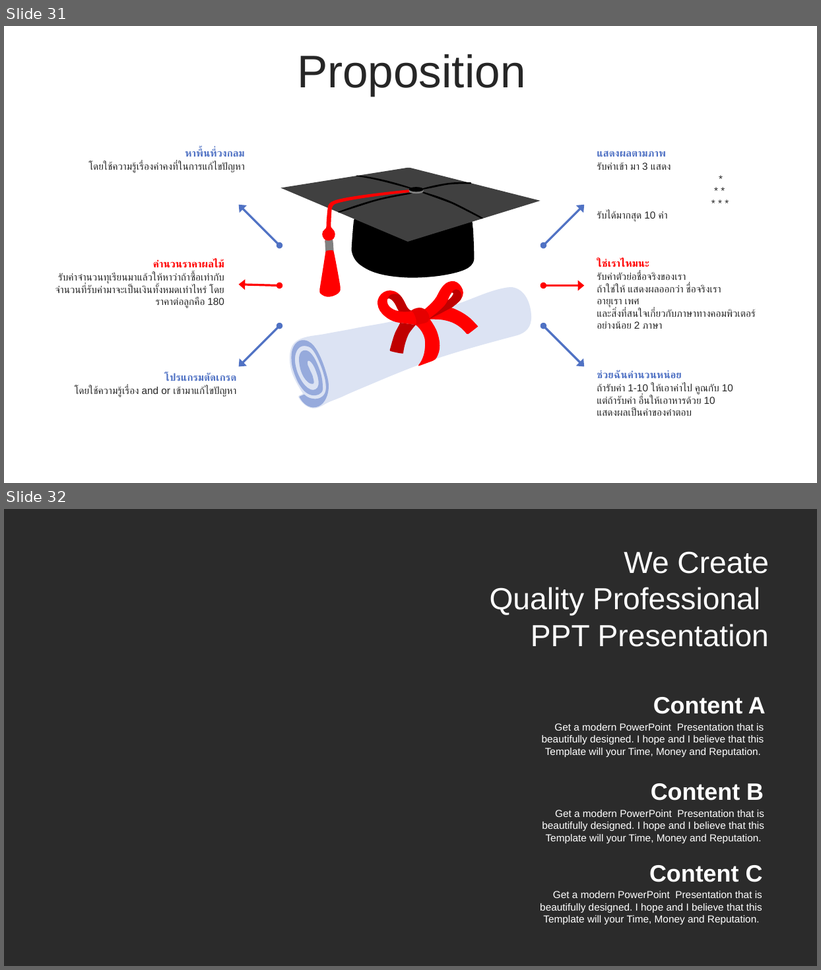
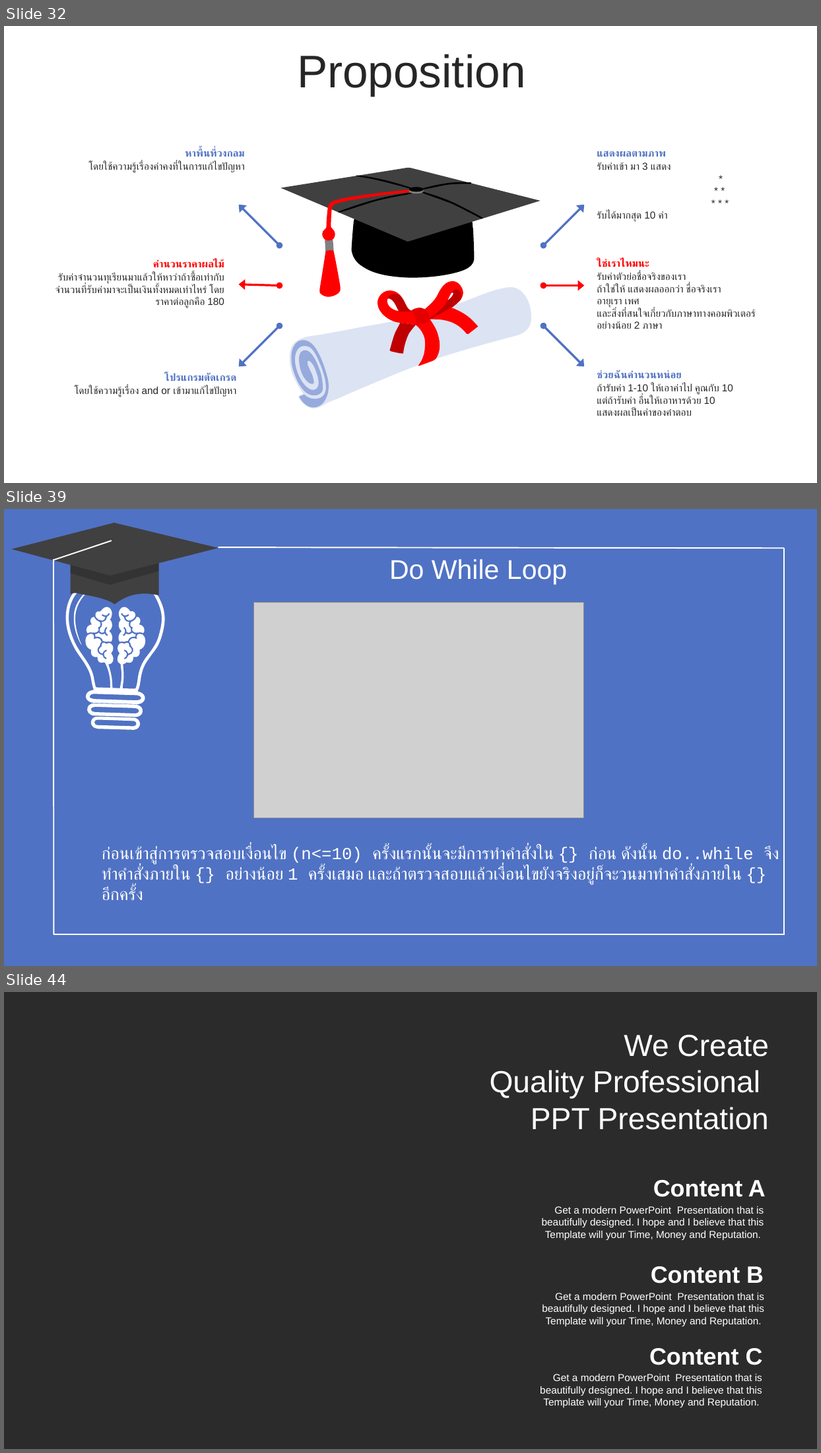
Before and after one commit to WatcharapolxFa/SolveProblemsIn-C-Language, a slide deck: LearnC/C.pptx. Shown one above the other, each under a label of ours: slides 31 and 32 before the commit, slides 32, 39 and 44 after it; the slides between them are not shown. The pictures are 821x970 and 821x1453 pixels, drawn with LibreOffice and Linux fonts; fonts in the diff are those of the drawing; grey boxes stand for pictures; background and template pictures are left out; a plain dark background stands for a picture behind light text. Boxes give left, top, right and bottom in pixels: in the first picture for what was removed or moved away, otherwise in the second. Text is boxed around its words. In the diff, an @@ line names an element or a change of style, - is before the commit and + after.

```diff
--- a/LearnC/C.pptx
+++ b/LearnC/C.pptx
@@ slide 39 added at (x1=4, y1=509, x2=817, y2=966), background #5072C4 @@
@@ line added from (784, 548) to (218, 547), #FFFFFF 1.5 pt @@
@@ line added from (784, 548) to (784, 935), #FFFFFF 1.5 pt @@
@@ group added at (x1=11, y1=522, x2=218, y2=935): 3 freeform shapes, 2 lines @@
@@ text added at (x1=389, y1=559, x2=567, y2=584), 32 pt, text #FFFFFF @@
+Do While Loop
@@ freeform shape added at (x1=65, y1=570, x2=164, y2=730), fill #FFFFFF @@
@@ freeform shape added at (x1=77, y1=601, x2=151, y2=693), fill #FFFFFF @@
@@ picture added at (x1=253, y1=602, x2=584, y2=819) @@
@@ text added at (x1=102, y1=846, x2=779, y2=900), 20 pt, text #FFFFFF @@
+ก่อนเข้าสู่การตรวจสอบเงื่อนไข (n<=10) ครั้งแรกนั้นจะมีการทำคำสั่งใน {} ก่อน ดังนั้น do..while จึงทำคำสั่งภายใน {} อย่างน้อย 1 ครั้งเสมอ และถ้าตรวจสอบแล้วเงื่อนไขยังจริงอยู่ก็จะวนมาทำคำสั่งภายใน {} อีกครั้ง
@@ line added from (784, 935) to (54, 935), #FFFFFF 1.5 pt @@
@@ what was slide 31 is now slide 32 @@
@@ what was slide 32 is now slide 44 @@
```
Also in this commit, not shown: 11 other slides added, 5 other files.
